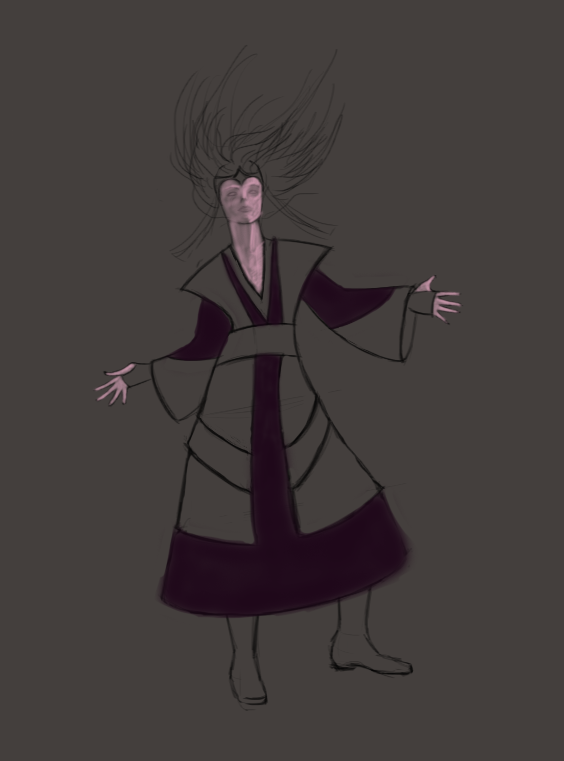
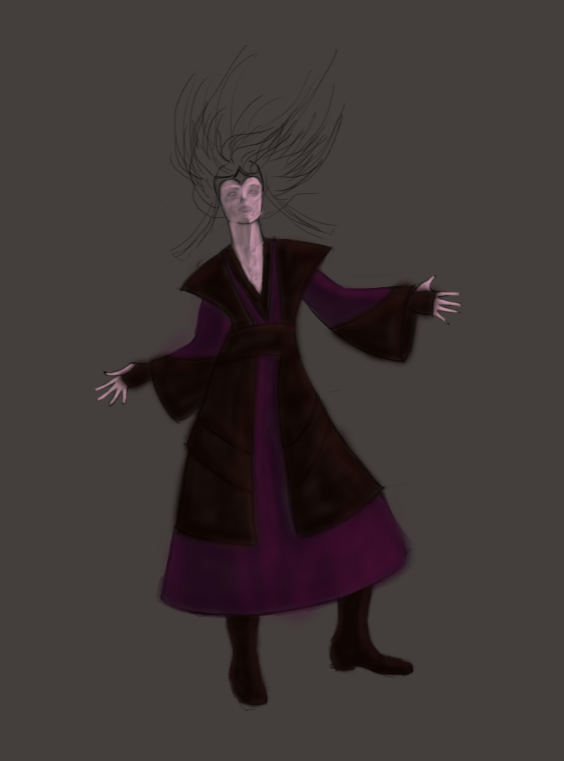
Revision of a layered 564 × 761 image; what changed, layer by layer:
added layer "цвет черный" above "цвет фиолет" over [113, 235, 445, 709]
renamed "цвет" to "цвет фиолет", painted on it over [113, 235, 445, 637]
